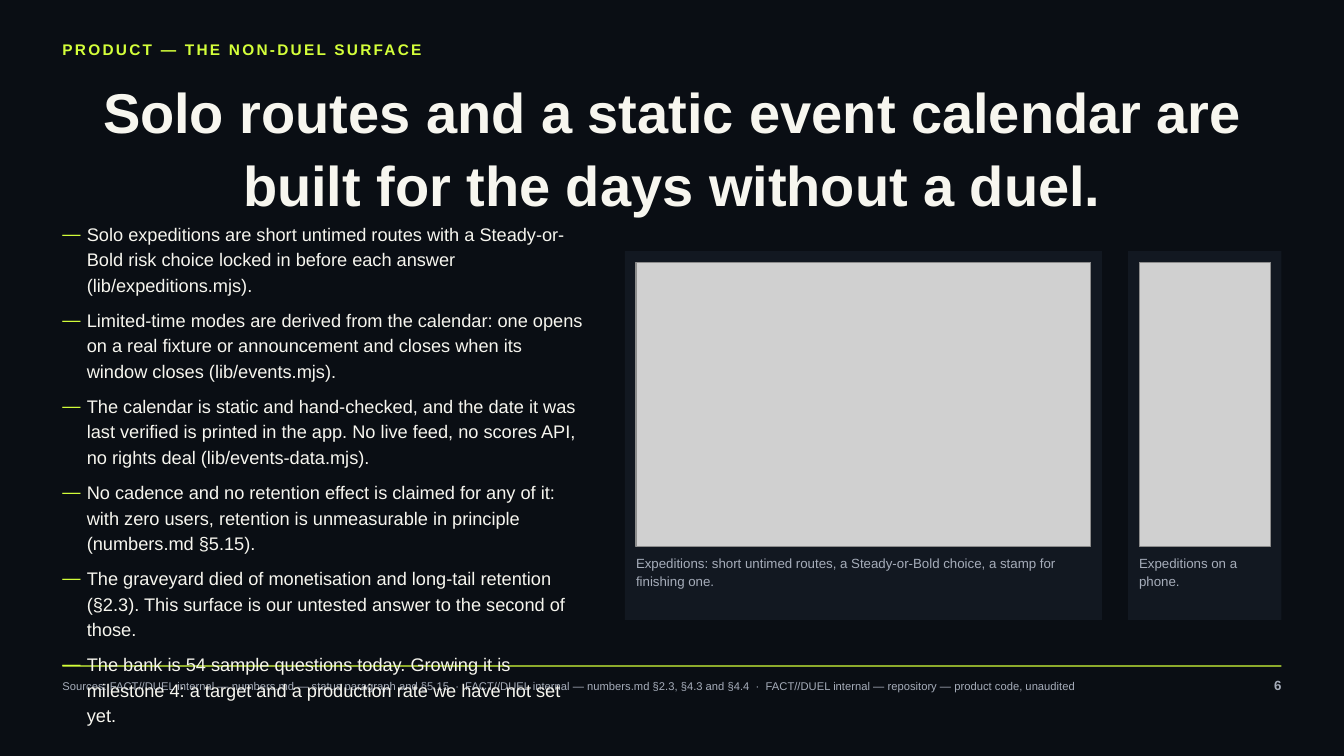
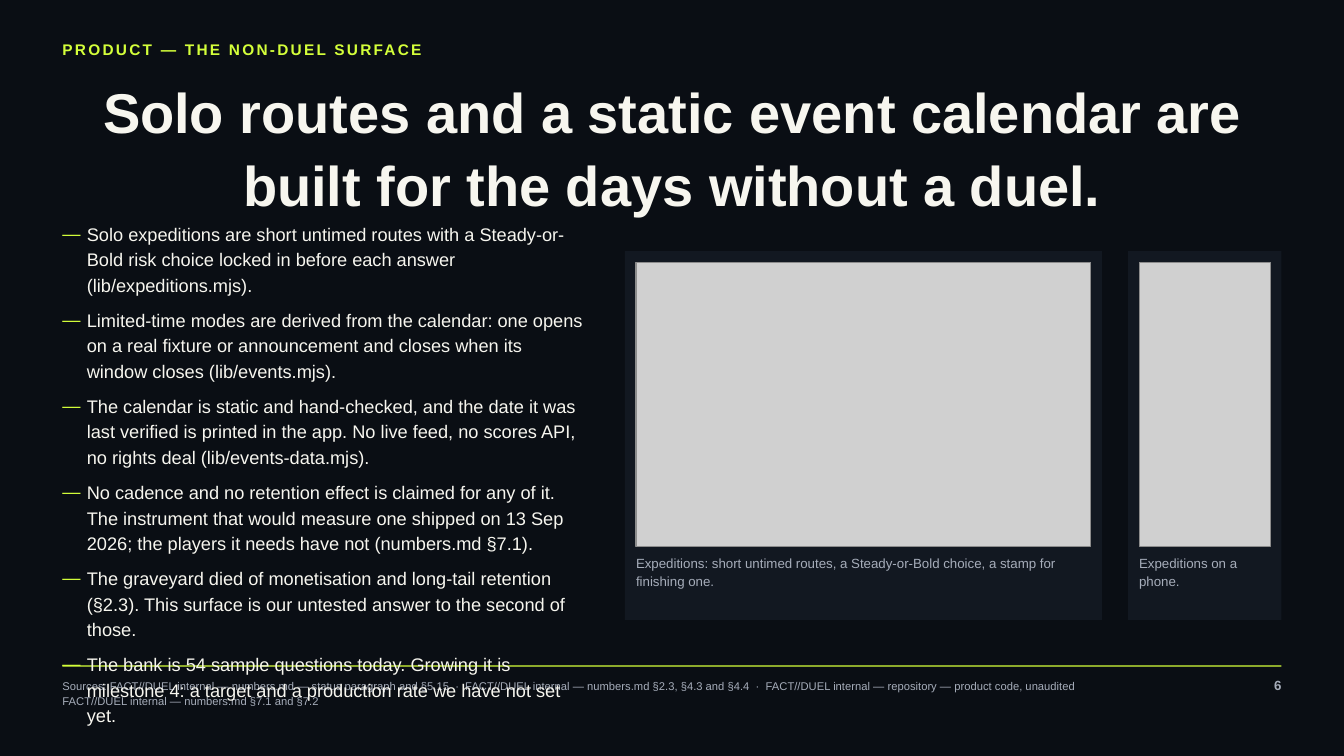
Before and after one commit to occult-kranti/fact-duel, a slide deck: slide 6 of public/product/investor/factduel-seed-deck.pptx. Drawn at 1344x756 pixels with LibreOffice and Linux fonts; fonts in the diff are those of the drawing; grey boxes stand for pictures. Boxes give left, top, right and bottom in pixels: in the first picture for what was removed or moved away, otherwise in the second. Text is boxed around its words. In the diff, an @@ line names an element or a change of style, - is before the commit and + after.

```diff
--- a/public/product/investor/factduel-seed-deck.pptx
+++ b/public/product/investor/factduel-seed-deck.pptx
@@ text at bbox=[87, 485, 563, 554]: text changed @@
-— No cadence and no retention effect is claimed for any of it: with zero users, retention is unmeasurable in principle (numbers.md §5.15).
+— No cadence and no retention effect is claimed for any of it. The instrument that would measure one shipped on 13 Sep 2026; the players it needs have not (numbers.md §7.1).
@@ text at bbox=[62, 697, 319, 706]: paragraph added @@
+FACT//DUEL internal — numbers.md §7.1 and §7.2
```
Also in this commit, not shown: 16 other slides changed, 1 slide added, 5 other files.
